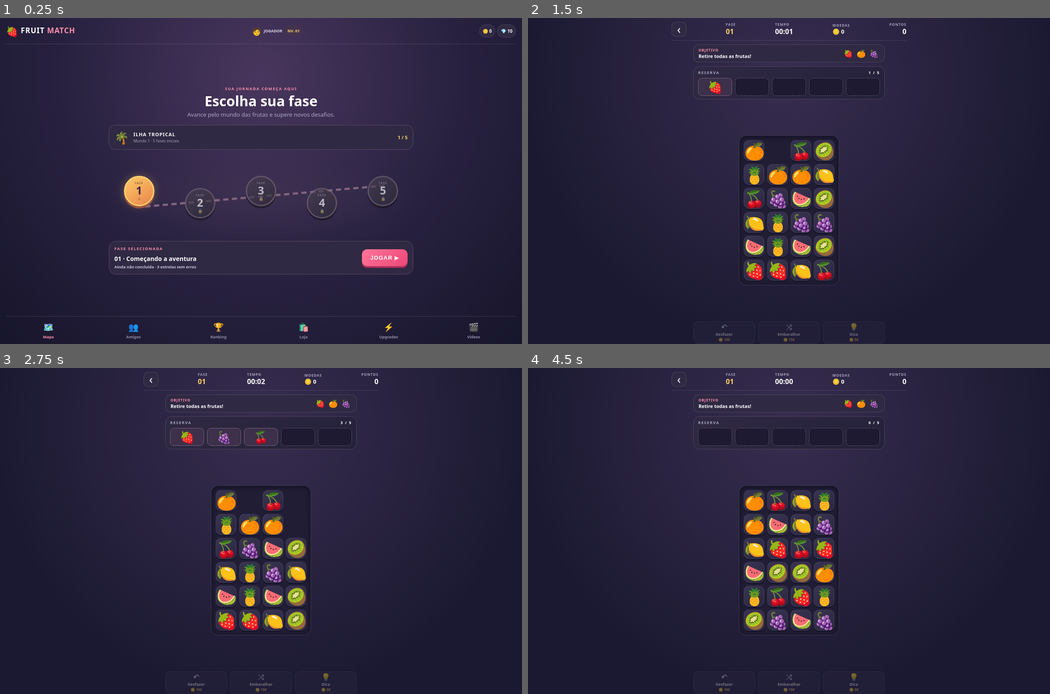
Above: before the commit, frames 1-4 (two rows, left to right).
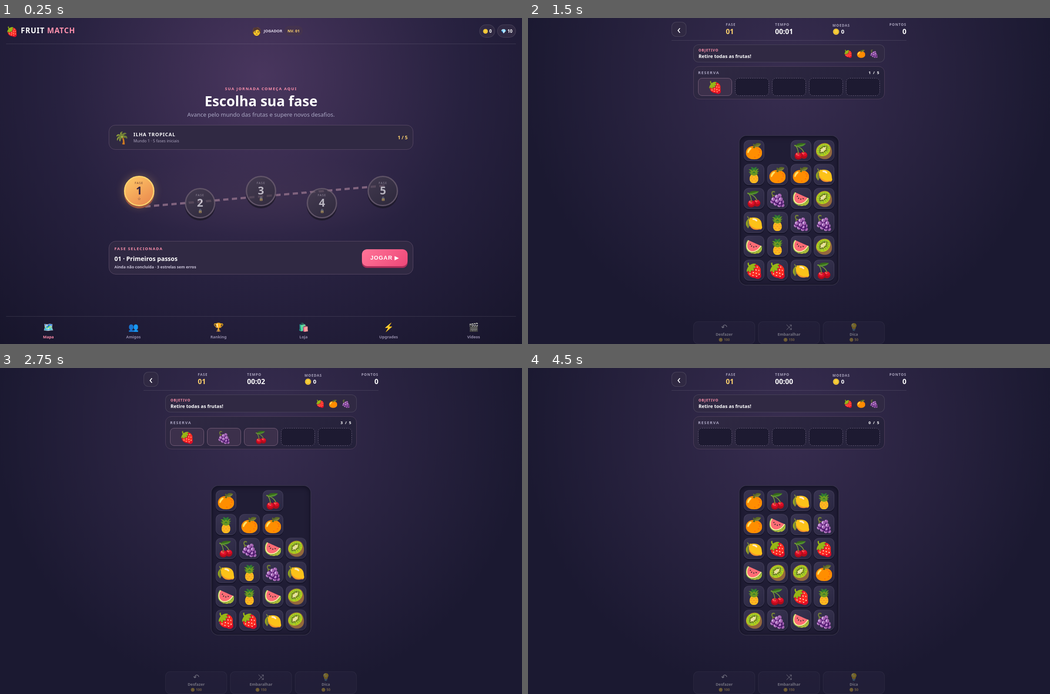
Above: after the commit, the same moments.

Repository: Guto157/fruit-match-game
Game: browser game, page index.html
The game is run twice, just before and just after one commit, with the same random seed, the same clock (stepped at 60 frames per second) and the same inputs.
Inputs:
- Up to frame 1 (0.25 s): no input
- Up to frame 2 (1.5 s): click "JOGAR ▶" at 0.27 s; click "🍓" at 1.27 s
- Up to frame 3 (2.75 s): click "🍇" at 1.87 s; click "🍒" at 2.47 s
- Up to frame 4 (4.5 s): click "🍇" at 3.07 s; click "🍒" at 3.67 s; click "TENTAR NOVAMENTE" at 4.27 s

The runs differ from the first frame. In frame 1, 0.1% of the frame differs, in the area x 24-38%, y 73-75%; in frame 2, 1.4%; in frame 3, 1.3%; in frame 4, 1.4%, in the area x 41-59%, y 38-81%.

Commit message:
Increase level difficulty with progressive board sizes

Diff:
--- a/css/style.css
+++ b/css/style.css
@@ -31,7 +31,7 @@
 .tray-panel{width:min(100%,440px);flex:none;background:linear-gradient(145deg,#302943,#24213a);border:1px solid #51405c …(499 unchanged characters)…
 .board-area{flex:1;min-height:0;width:100%;display:flex;align-items:center;justify-content:center;overflow:hidden}
 .board{height:min(100%,46vh);width:auto;max-width:100%;aspect-ratio:4/6;display:grid;grid-template-columns:repeat(4,min …(213 unchanged characters)…
-.fruit{min-width:0;min-height:0;border:1px solid #ffffff17;b …(119 unchanged characters)… grid;place-items:center;font-size:clamp(22px,6.3vh,38px);padding:0;line-height:1;user-select: …(131 unchanged characters)…
+.fruit{min-width:0;min-height:0;border:1px solid #ffffff17;b …(119 unchanged characters)… grid;place-items:center;font-size:clamp(17px,4.6vh,34px);padding:0;line-height:1;user-select: …(131 unchanged characters)…
 .game-tools{width:min(100%,440px);display:grid;grid-template-columns:repeat(3,1fr);gap:7px;flex:none}.tool-btn{backgrou …(374 unchanged characters)…
 .overlay{position:fixed;inset:0;background:#100e20df;display:grid;place-items:center;padding:22px;z-index:5}.modal{widt …(337 unchanged characters)…
 @media(max-height:680px){.home-header{height:48px}.home-main{gap:7px}.level-map{height:112px}.home-nav{height:54px}.gam …(197 unchanged characters)…
--- a/index.html
+++ b/index.html
@@ -5,7 +5,7 @@
 <meta name="viewport" content="width=device-width,initial-scale=1,viewport-fit=cover">
 <meta name="theme-color" content="#17152b">
 <title>Fruit Match</title>
-<link rel="stylesheet" href="css/style.css?v=level-details-20261116">
+<link rel="stylesheet" href="css/style.css?v=boards-progressive-20261116">
 </head>
 <body>
 <main id="home-screen" class="screen home-screen">
@@ -72,6 +72,6 @@
 <div class="overlay hidden" id="overlay" role="dialog" aria-modal="true" aria-labelledby="modal-title">
  <div class="modal"><div class="modal-icon" id="modal-icon">🎉</div><p class="eyebrow" id="modal-eyebrow">MUITO BEM!</p><h2 id="modal-title">Fase concluída!</h2><p id="modal-message"></p><button class="play-button modal-btn" id="modal-action">VOLTAR AO MAPA</button></div>
 </div>
-<script src="js/game.js?v=level-details-20261116"></script>
-<script src="js/app.js?v=level-details-20261116"></script>
+<script src="js/game.js?v=boards-progressive-20261116"></script>
+<script src="js/app.js?v=boards-progressive-20261116"></script>
 </body></html>
--- a/js/app.js
+++ b/js/app.js
@@ -2,7 +2,7 @@
  'use strict';
  const $=id=>document.getElementById(id);
  const home=$('home-screen'),game=$('game-screen'),detail=$('level-detail-overlay');
- const names={1:'Começando a aventura',2:'Mais frutas, mais desafios',3:'Hora de pensar rápido',4:'Desafio tropical',5:'Grande combinação'};
+ const names={1:'Primeiros passos',2:'Tabuleiro ampliado',3:'Seis colunas',4:'Desafio em expansão',5:'Grande tabuleiro'};
  let selected=1,unlocked=1,noticeTimer=null;
  function readProgress(){try{const n=Number(localStorage.getItem('fruitmatch.unlocked'));return Number.isInteger(n)?Math.max(1,Math.min(5,n)):1;}catch(_){return 1;}}
  function saveProgress(){try{localStorage.setItem('fruitmatch.unlocked',String(unlocked));}catch(_){}}
--- a/js/game.js
+++ b/js/game.js
@@ -1,7 +1,15 @@
 (() => {
  'use strict';
- const FRUITS=['🍓','🍊','🍇','🍋','🍉','🍍','🥝','🍒'];
- const COLS=4,ROWS=6,MAX_TRAY=5;
+ const FRUITS=['🍓','🍊','🍇','🍋','🍉','🍍','🥝','🍒','🥥','🍈','🍐','🥭','🫐','🍑','🍏','🍌'];
+ let COLS=4,ROWS=6;
+ const MAX_TRAY=5;
+ const LEVEL_CONFIG=[
+  {cols:4,rows:6,fruitKinds:8},
+  {cols:5,rows:6,fruitKinds:10},
+  {cols:6,rows:6,fruitKinds:12},
+  {cols:6,rows:7,fruitKinds:14},
+  {cols:6,rows:8,fruitKinds:16}
+ ];
  const $=id=>document.getElementById(id);
  const boardEl=$('board'),trayEl=$('tray');
  let board=[],tray=[],score=0,history=[],ended=false,level=1,coins=500,seconds=0,timerId=null,outcome=null,mistakes=0;
@@ -13,7 +21,13 @@
  function cloneTiles(items){return items.map(item=>item?{...item}:null);}
  function save(){history.push({board:cloneTiles(board),tray:cloneTiles(tray),score,seconds,mistakes});if(history.length>30)history.shift();}
  function start(levelNumber=level){
-  level=Number(levelNumber)||1;board=shuffleArray(FRUITS.flatMap(f=>[1,2,3].map(()=>({id:nextTileId++,fruit:f}))));tray=[];score=0;history=[];ended=false;outcome=null;seconds=0;mistakes=0;
+  level=Math.max(1,Math.min(LEVEL_CONFIG.length,Number(levelNumber)||1));
+  const config=LEVEL_CONFIG[level-1];COLS=config.cols;ROWS=config.rows;
+  boardEl.style.gridTemplateColumns='repeat('+COLS+',minmax(0,1fr))';
+  boardEl.style.gridTemplateRows='repeat('+ROWS+',minmax(0,1fr))';
+  boardEl.style.aspectRatio=COLS+'/'+ROWS;
+  board=shuffleArray(FRUITS.slice(0,config.fruitKinds).flatMap(f=>[1,2,3].map(()=>({id:nextTileId++,fruit:f}))));
+  tray=[];score=0;history=[];ended=false;outcome=null;seconds=0;mistakes=0;
   clearInterval(timerId);$('timer').textContent='00:00';timerId=setInterval(()=>{seconds++;$('timer').textContent=formatTime();},1000);
   $('overlay').classList.add('hidden');$('game-level').textContent=String(level).padStart(2,'0');$('game-coins').textContent=coins;render();
  }
